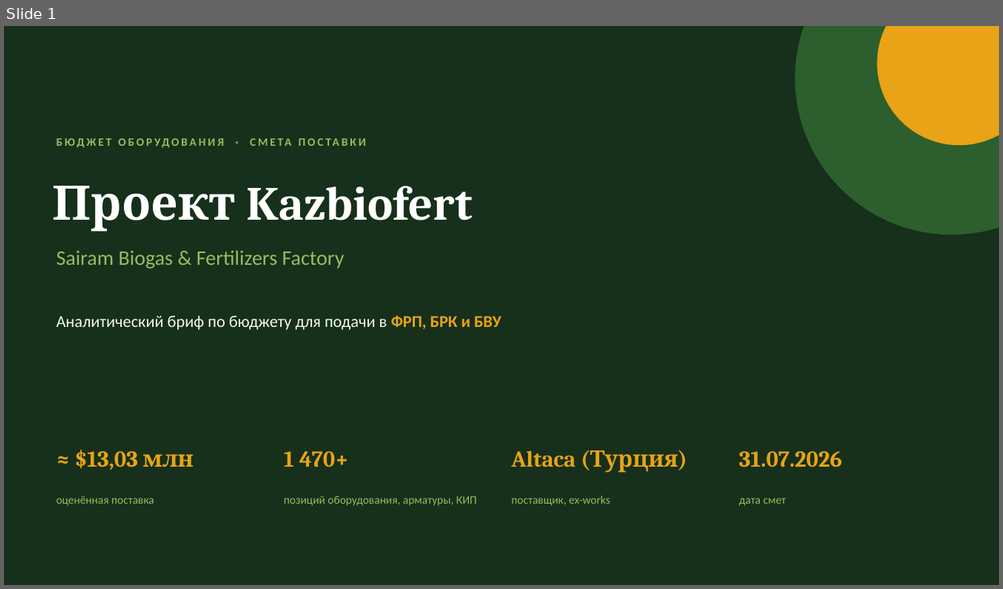
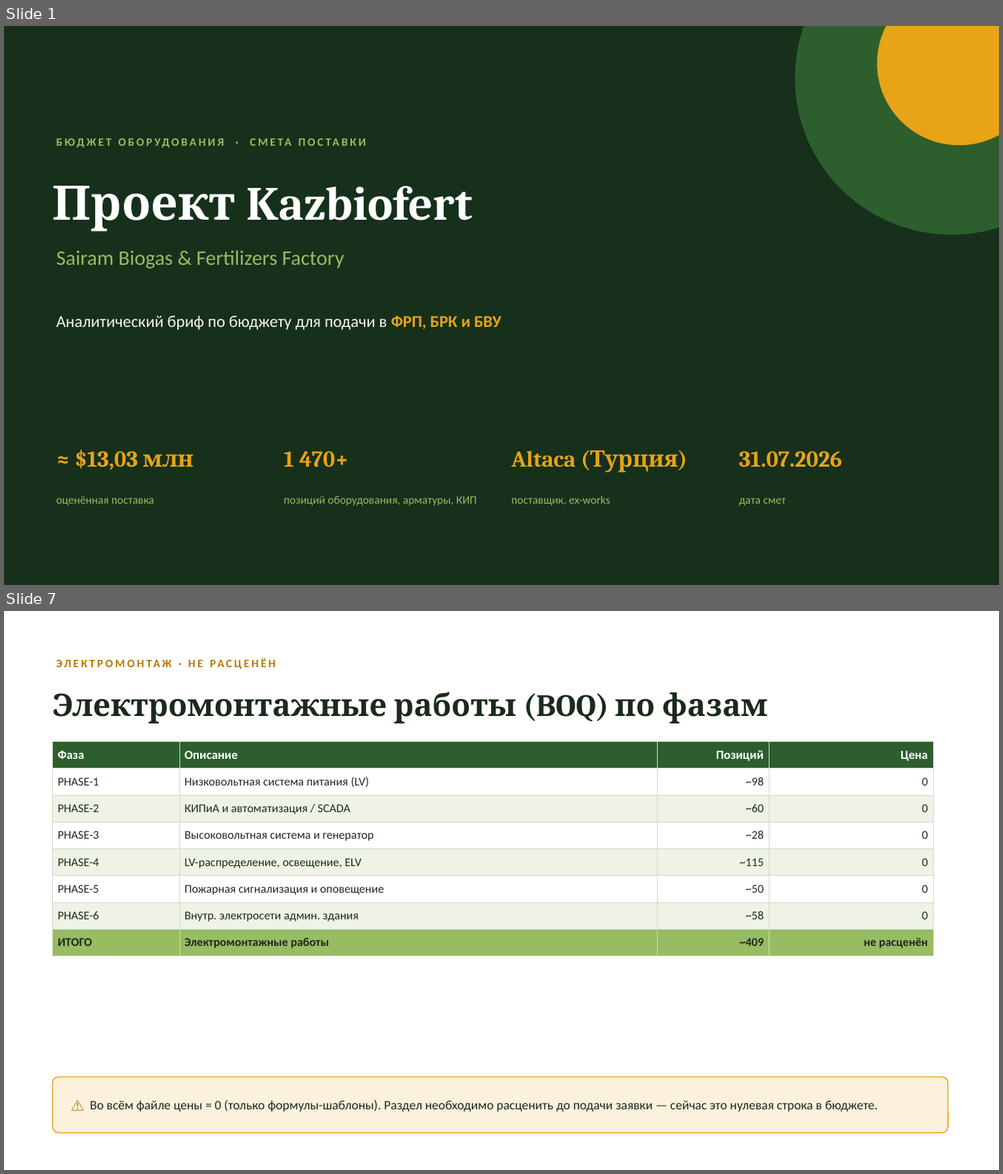
Before and after one commit to aoobakirov/board-presentation, a slide deck: Kazbiofert_Budget_Brief.pptx. Shown one above the other, each under a label of ours: slide 1 before the commit, slides 1 and 7 after it; the slides between them are not shown. The pictures are 1003x589 and 1003x1174 pixels, drawn with LibreOffice and Linux fonts; fonts in the diff are those of the drawing. Boxes give left, top, right and bottom in pixels: in the first picture for what was removed or moved away, otherwise in the second. Text is boxed around its words. In the diff, an @@ line names an element or a change of style, - is before the commit and + after.

```diff
--- a/Kazbiofert_Budget_Brief.pptx
+++ b/Kazbiofert_Budget_Brief.pptx
@@ slide 7 added at bbox=[4, 611, 999, 1170], background #FFFFFF @@
@@ text added at bbox=[57, 652, 504, 675], 11 pt, text #B57B00, bold @@
+ЭЛЕКТРОМОНТАЖ · НЕ РАСЦЕНЁН
@@ text added at bbox=[52, 692, 768, 723], 30 pt, text #1B2A1C, bold @@
+Электромонтажные работы (BOQ) по фазам
@@ table added at bbox=[53, 741, 933, 951], 8 rows, 4 columns @@
+Фаза | Описание | Позиций | Цена
+PHASE-1 | Низковольтная система питания (LV) | ~98 | 0
+PHASE-2 | КИПиА и автоматизация / SCADA | ~60 | 0
+PHASE-3 | Высоковольтная система и генератор | ~28 | 0
+PHASE-4 | LV-распределение, освещение, ELV | ~115 | 0
+PHASE-5 | Пожарная сигнализация и оповещение | ~50 | 0
+PHASE-6 | Внутр. электросети админ. здания | ~58 | 0
+ИТОГО | Электромонтажные работы | ~409 | не расценён
@@ rounded rectangle added at bbox=[53, 1077, 948, 1133], fill #FBF1DD, outline #E8A317 1 pt @@
@@ text added at bbox=[90, 1100, 877, 1112], 12.5 pt, text #1B2A1C @@
+⚠ Во всём файле цены = 0 (только формулы-шаблоны). Раздел необходимо расценить до подачи заявки — сейчас это нулевая строка в бюджете.
```
Also in this commit, not shown: 4 slides changed, 3 other slides added, 1 other file.
